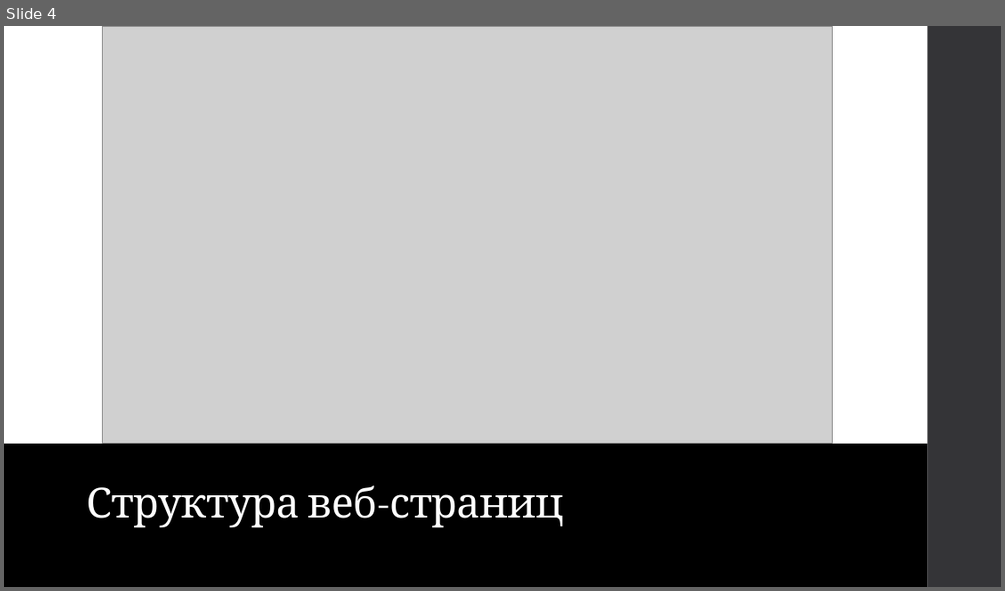
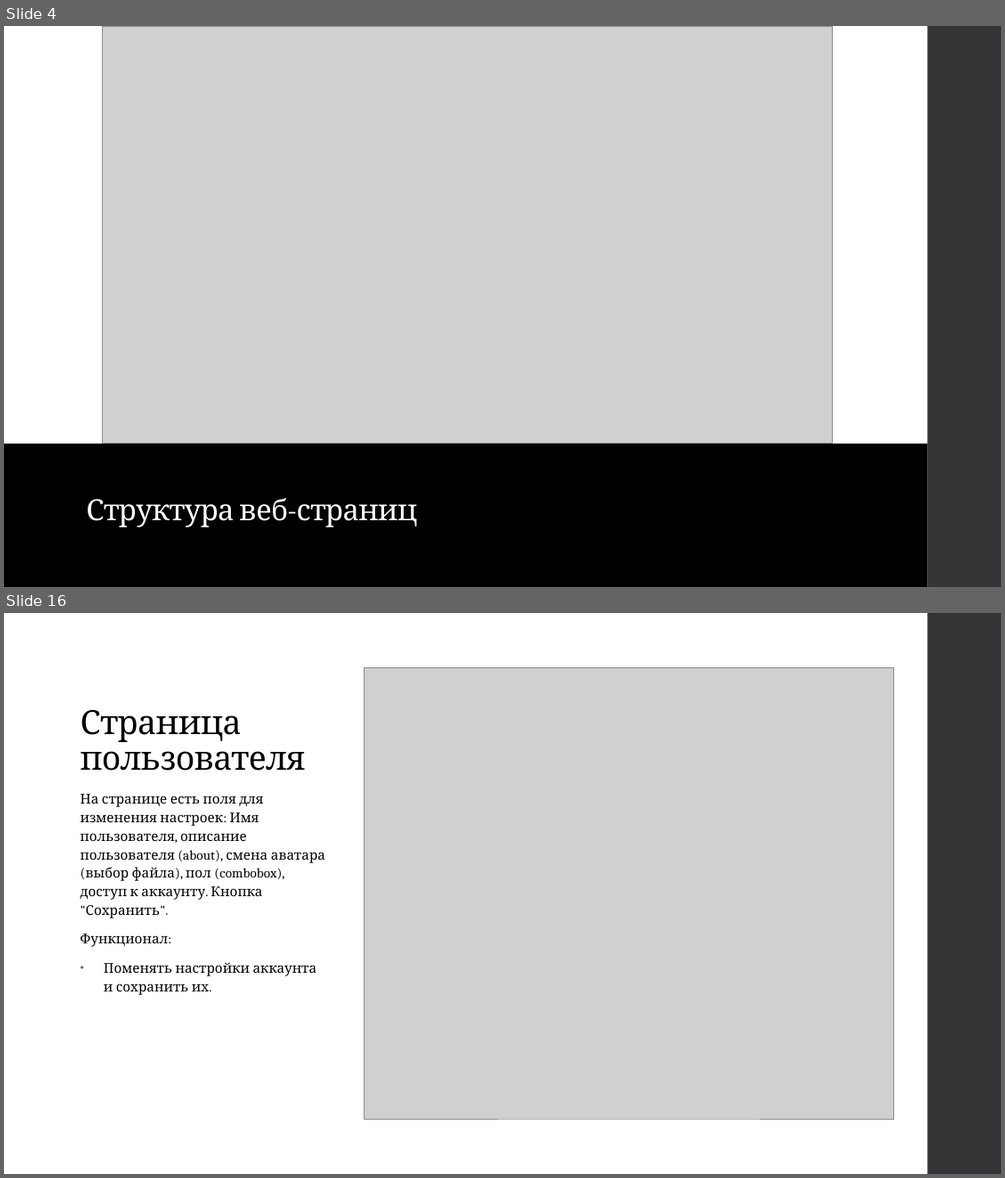
Before and after one commit to ipaingo/study, a slide deck: вебы/презентация/Веб-сервис для коллективных переводов.pptx. Shown one above the other, each under a label of ours: slide 4 before the commit, slides 4 and 16 after it; the slides between them are not shown. The pictures are 1005x591 and 1005x1178 pixels, drawn with LibreOffice and Linux fonts; fonts in the diff are those of the drawing; grey boxes stand for pictures. Boxes give left, top, right and bottom in pixels: in the first picture for what was removed or moved away, otherwise in the second. Text is boxed around its words. In the diff, an @@ line names an element or a change of style, - is before the commit and + after.

```diff
--- a/вебы/презентация/Веб-сервис для коллективных переводов.pptx
+++ b/вебы/презентация/Веб-сервис для коллективных переводов.pptx
@@ slide 16 added at box(4, 613, 1001, 1174), background #FFFFFF; not listed: 1 template element that a slide beside it also shows @@
@@ picture added at box(364, 668, 895, 1119) @@
@@ title added at box(81, 710, 305, 771), 32 pt, text #000000 @@
+Страница пользователя
@@ text added at box(81, 794, 325, 995), 13 pt, text #000000 @@
+На странице есть поля для изменения настроек: Имя пользователя, описание пользователя (about), смена аватара (выбор файла), пол (combobox), доступ к аккаунту. Кнопка "Сохранить".
+Функционал:
+• Поменять настройки аккаунта и сохранить их.
@@ slide 4 changed as well @@
@@ title "Структура веб-страниц" at box(86, 498, 418, 527): size 40 to 28 pt @@
```
Also in this commit, not shown: 4 other slides changed, 15 other slides added, 4 slides removed.
